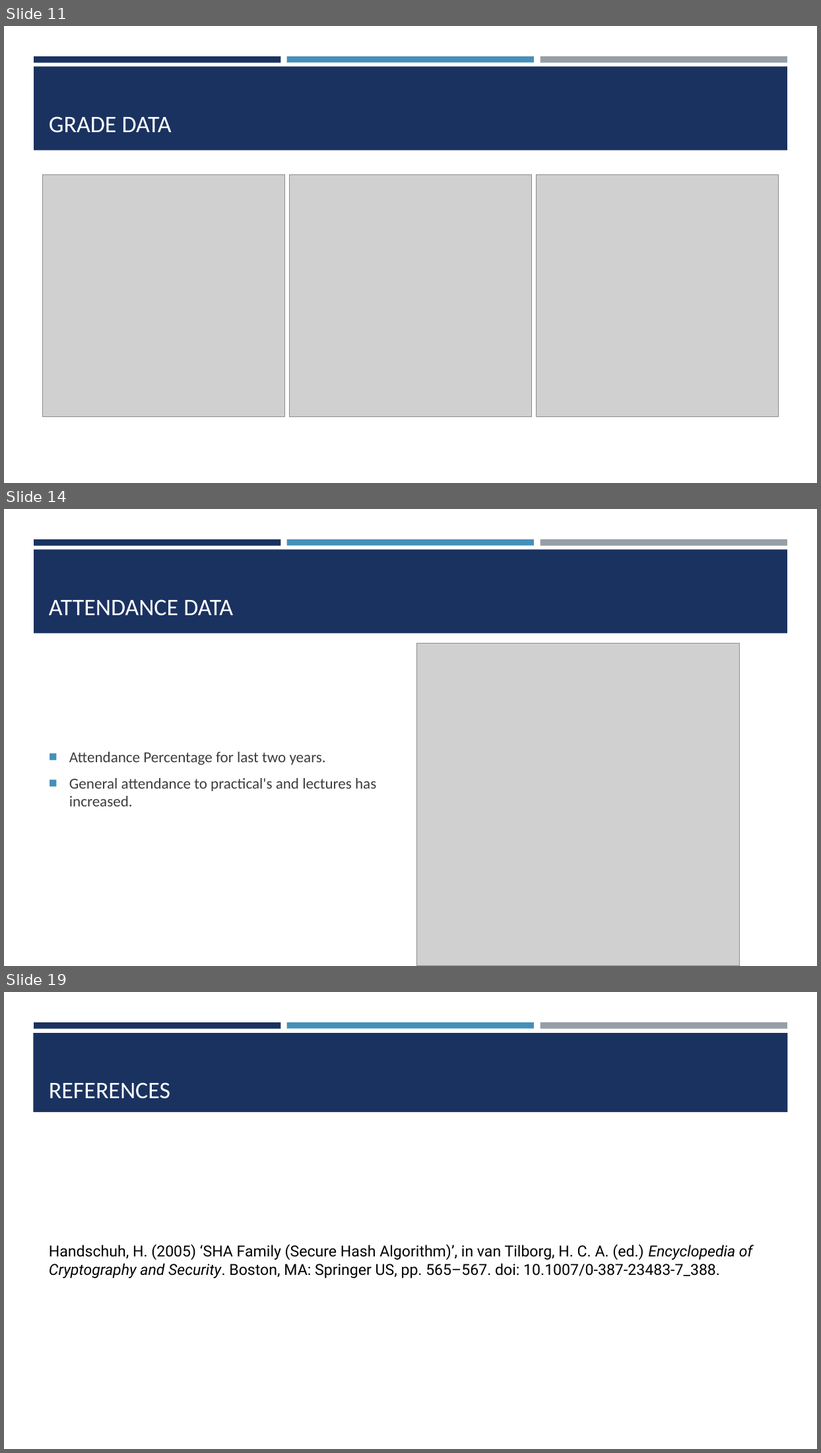
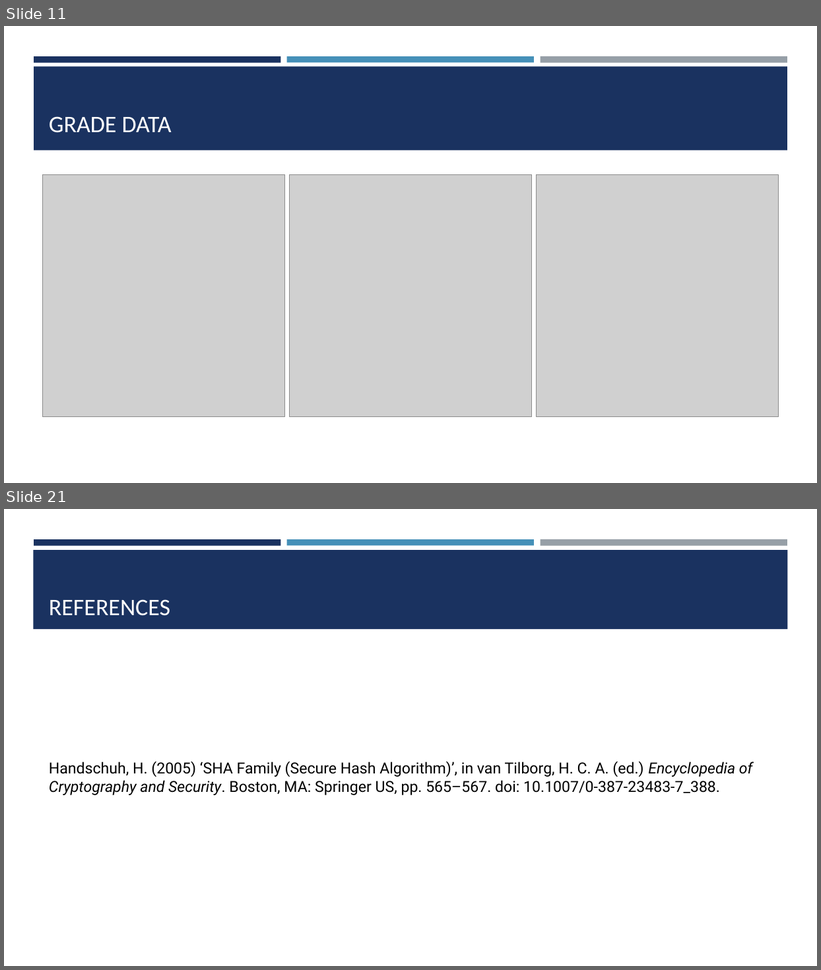
Before and after one commit to ChrisAcornleyPhD/CAP512Data, a slide deck: scripts/CAP512.pptx. Shown one above the other, each under a label of ours: slides 11, 14 and 19 before the commit, slides 11 and 21 after it; the slides between them are not shown. The pictures are 821x1453 and 821x970 pixels, drawn with LibreOffice and Linux fonts; fonts in the diff are those of the drawing; grey boxes stand for pictures. Boxes give left, top, right and bottom in pixels: in the first picture for what was removed or moved away, otherwise in the second. Text is boxed around its words. In the diff, an @@ line names an element or a change of style, - is before the commit and + after.

Commit message:
Completed section on data comparison for presentation

```diff
--- a/scripts/CAP512.pptx
+++ b/scripts/CAP512.pptx
@@ slide 14 removed at [4,509,817,966], background #FFFFFF; not listed: 4 template elements that a slide beside it also shows @@
@@ title removed at [49,599,233,616] @@
-ATTENDANCE DATA
@@ picture removed at [417,644,740,966] @@
@@ text removed at [69,752,376,807] @@
-■ Attendance Percentage for last two years.
-■ General attendance to practical's and lectures has increased.
@@ what was slide 19 is now slide 21 @@
```
Also in this commit, not shown: 4 slides changed, 8 slides added, 5 other slides removed.
